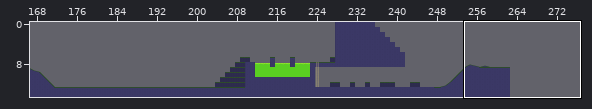
Two versions of a level (Tiled map, assets/sprites/maps/level1.tmx). The picture above shows the old version from afar; the outline marks the close-up.
Close-up. The starting point:
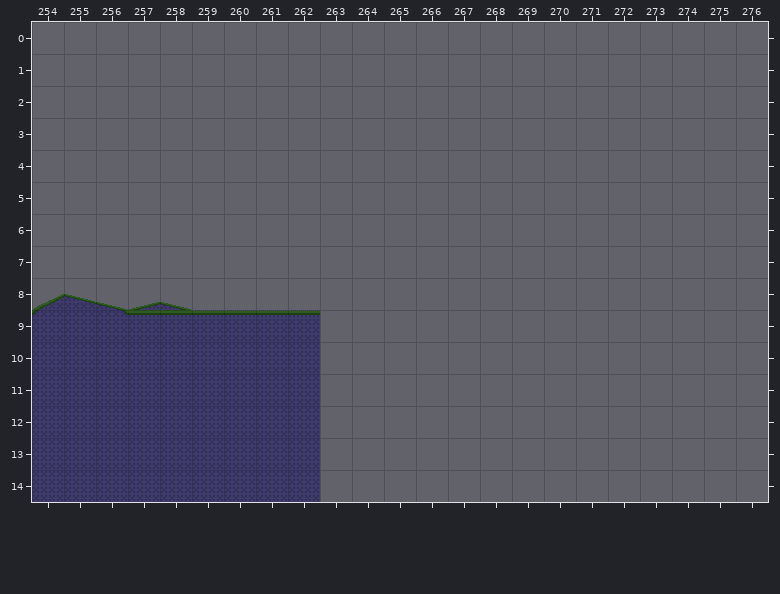
Cells are 32x32 px. Shown: x 254..276, y 0..14. The commit also changed other parts of the map, which this record leaves out. The old version is drawn lined up with the new one.
Once edited:
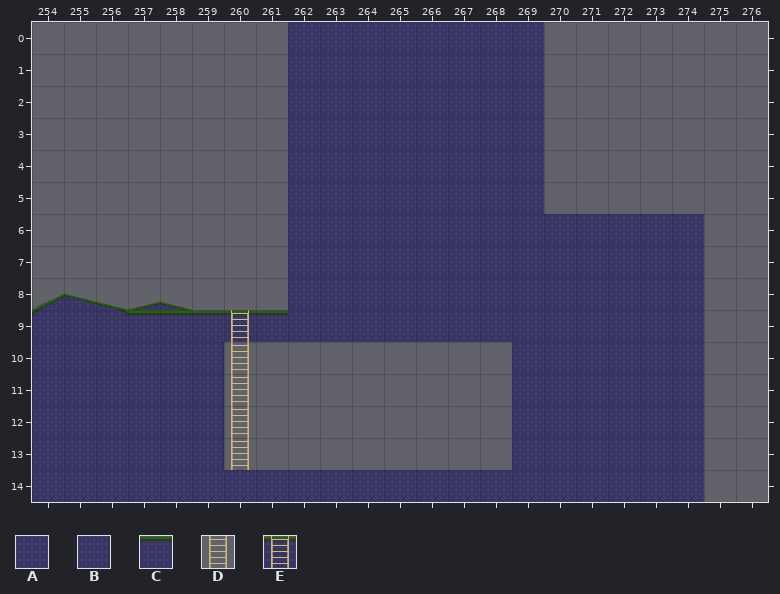
Key: from "patterns": A 0 "tile1", B 1 "tile2", C 3 "tile4", D 10 "tile11", E 11 "tile12".
_ is an empty cell.
Tiles replaced or removed in this view: A, C.
Change:
Changed rows in their new state; . is an unchanged cell.
map size 600x15 -> 275x15 cells
Layer "Capa de Patrones 1":
first column x 259:
 0 ...AAAAAAAA.....
 1 ...AAAAAAAA.....
 2 ...AAAAAAAA.....
 3 ...AAAAAAAA.....
 4 ...AAAAAAAA.....
 5 ...AAAAAAAA.....
 6 ...AAAAAAAAAAAAA
 7 ...AAAAAAAAAAAAA
 8 ...AAAAAAAAAAAAA
 9 .E.AAAAAAAAAAAAA
10 BD__......AAAAAA
11 BD__......AAAAAA
12 BD__......AAAAAA
13 BD__......AAAAAA
14 ....AAAAAAAAAAAA
Where, in picture pixels (left, top, right, bottom), the same in both close-ups:
changed: (222, 22, 704, 502)
